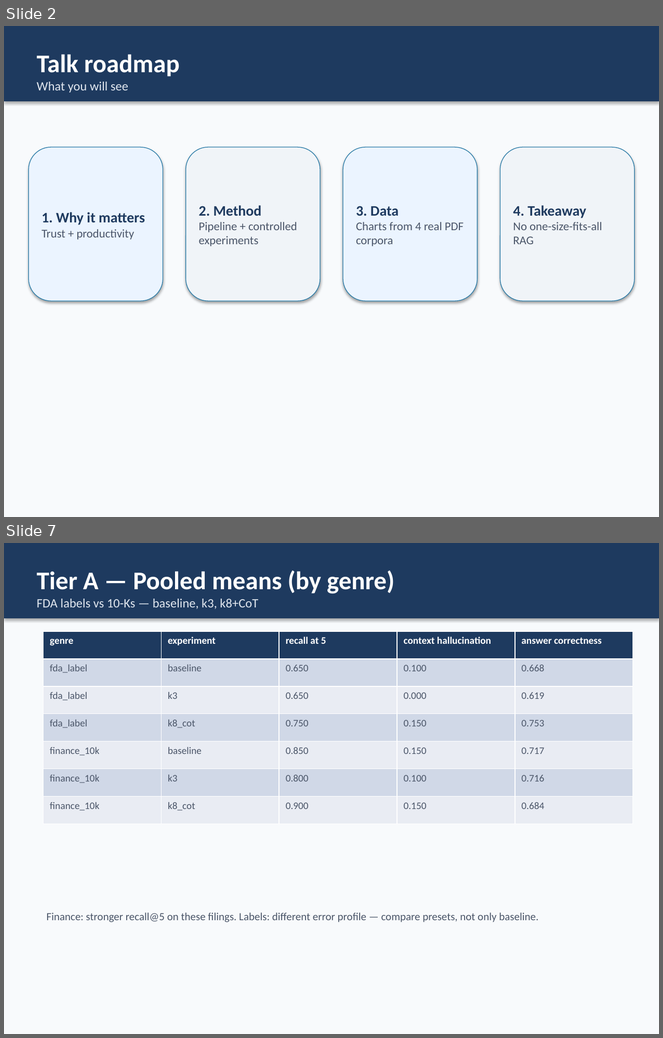
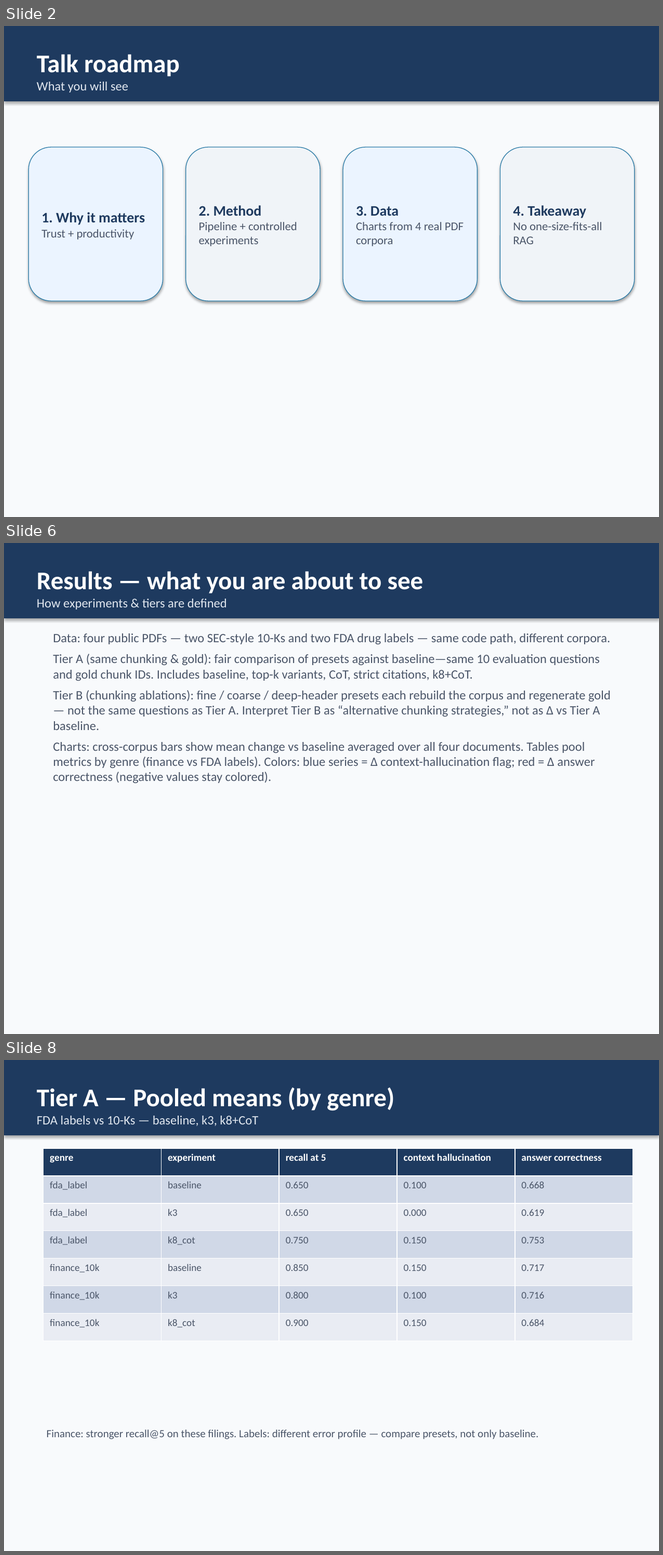
Before and after one commit to TrevorConnolly/FinanceQAHallucinations, a slide deck: outputs/presentation/RAG_Hallucination_Capstone.pptx. Shown one above the other, each under a label of ours: slides 2 and 7 before the commit, slides 2, 6 and 8 after it; the slides between them are not shown. The pictures are 663x1038 and 663x1555 pixels, drawn with LibreOffice and Linux fonts; fonts in the diff are those of the drawing. Boxes give left, top, right and bottom in pixels: in the first picture for what was removed or moved away, otherwise in the second. Text is boxed around its words. In the diff, an @@ line names an element or a change of style, - is before the commit and + after.

```diff
--- a/outputs/presentation/RAG_Hallucination_Capstone.pptx
+++ b/outputs/presentation/RAG_Hallucination_Capstone.pptx
@@ slide 6 added at (4,543,659,1034), background #F8FAFC @@
@@ rectangle added at (4,543,659,618), fill #1E3A5F, 14 pt, text #E2E8F0 @@
+Results — what you are about to see
+How experiments & tiers are defined
@@ text added at (53,633,611,783), 14 pt, text #4A5568 @@
+Data: four public PDFs — two SEC-style 10-Ks and two FDA drug labels — same code path, different corpora.
+Tier A (same chunking & gold): fair comparison of presets against baseline—same 10 evaluation questions and gold chunk IDs. Includes baseline, top-k variants, CoT, strict citations, k8+CoT.
+Tier B (chunking ablations): fine / coarse / deep-header presets each rebuild the corpus and regenerate gold — not the same questions as Tier A. Interpret Tier B as “alternative chunking strategies,” not as Δ vs Tier A baseline.
+Charts: cross-corpus bars show mean change vs baseline averaged over all four documents. Tables pool metrics by genre (finance vs FDA labels). Colors: blue series = Δ context-hallucination flag; red = Δ answer correctness (negative values stay colored).
@@ what was slide 7 is now slide 8 @@
```
Also in this commit, not shown: 2 slides changed, 3 other slides added, 3 slides removed, 1 other file.
